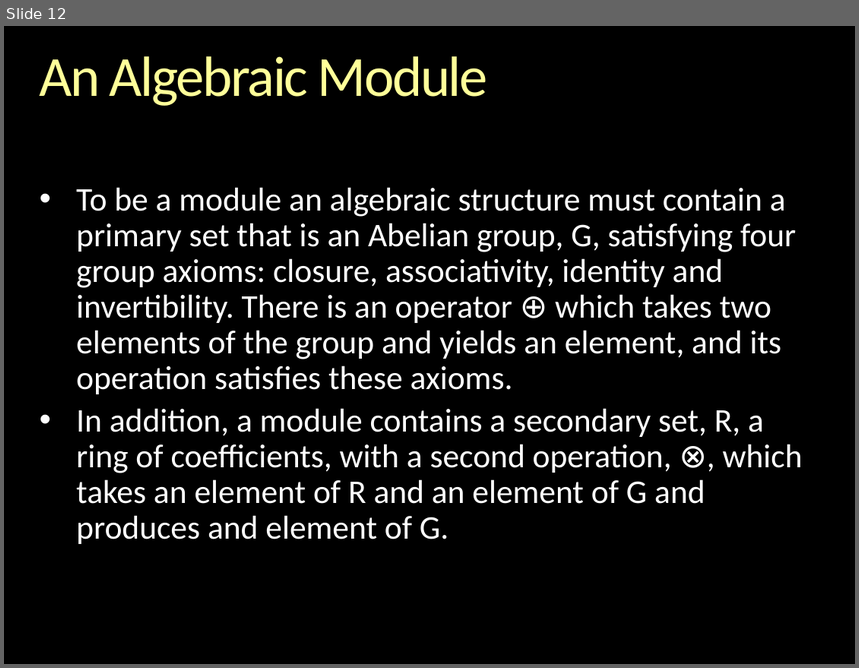
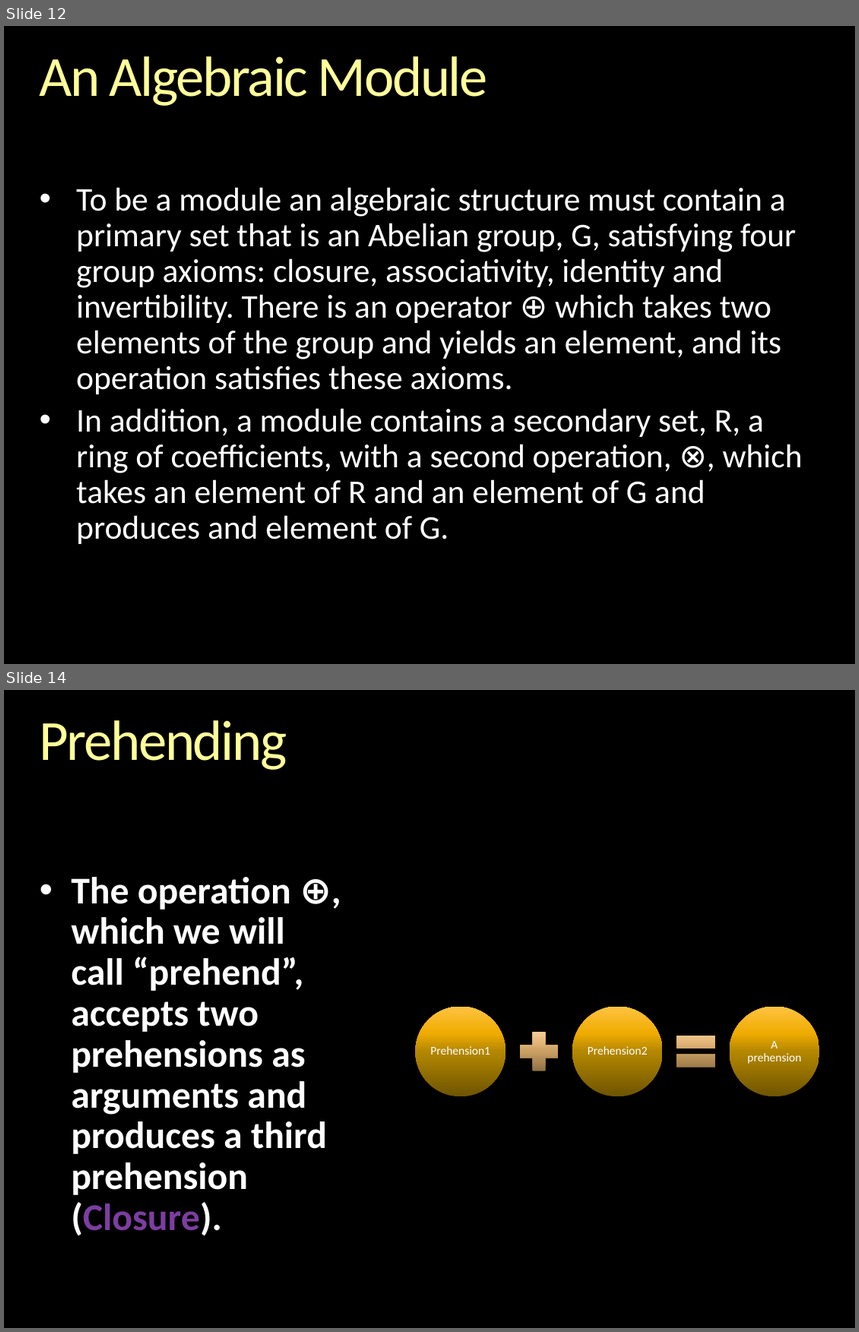
Before and after one commit to gcallah/indras_net, a slide deck: docs/ABMsAsAlgebraic.pptx. Shown one above the other, each under a label of ours: slide 12 before the commit, slides 12 and 14 after it; the slides between them are not shown. The pictures are 859x668 and 859x1332 pixels, drawn with LibreOffice and Linux fonts; fonts in the diff are those of the drawing; background and template pictures are left out. Boxes give left, top, right and bottom in pixels: in the first picture for what was removed or moved away, otherwise in the second. Text is boxed around its words. In the diff, an @@ line names an element or a change of style, - is before the commit and + after.

```diff
--- a/docs/ABMsAsAlgebraic.pptx
+++ b/docs/ABMsAsAlgebraic.pptx
@@ slide 14 added at [4,690,855,1328], background picture (left out) @@
@@ title added at [40,720,287,770], 48 pt, text gradient #FFFFB9 to #FFFF99 to #F6AE1E @@
+Prehending
@@ text added at [71,877,327,1236], 32 pt, text #FFFFFF, bold @@
+    • The operation ⊕, which we will call “prehend”, accepts two prehensions as arguments and produces a third prehension (Closure).
@@ group added at [415,1007,819,1097]: 3 ellipses, 3 texts, 1 plus sign, 1 math equal @@
+Prehension1
+Prehension2
+A prehension
```
Also in this commit, not shown: 1 slide changed, 3 other slides added, 1 other file.
